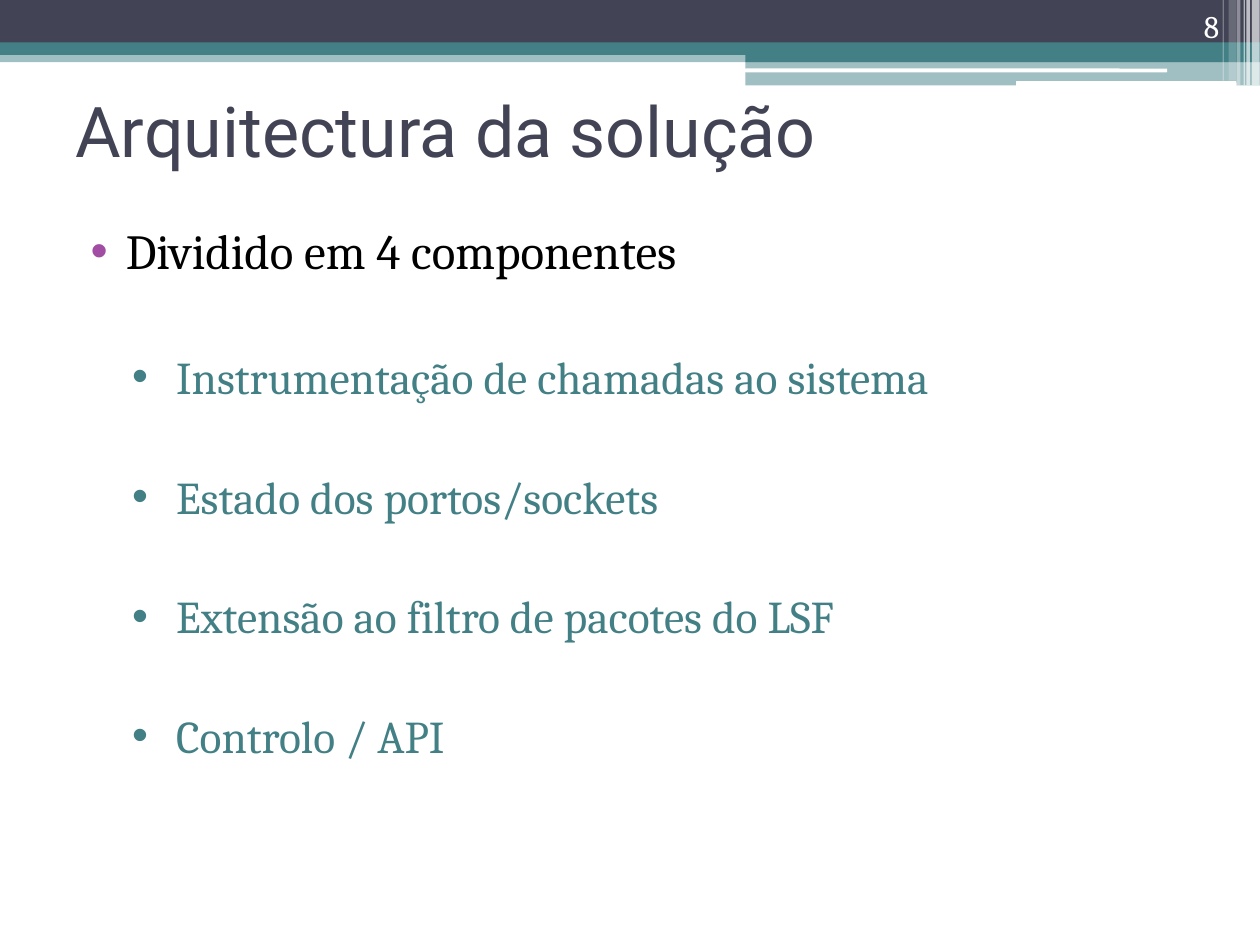
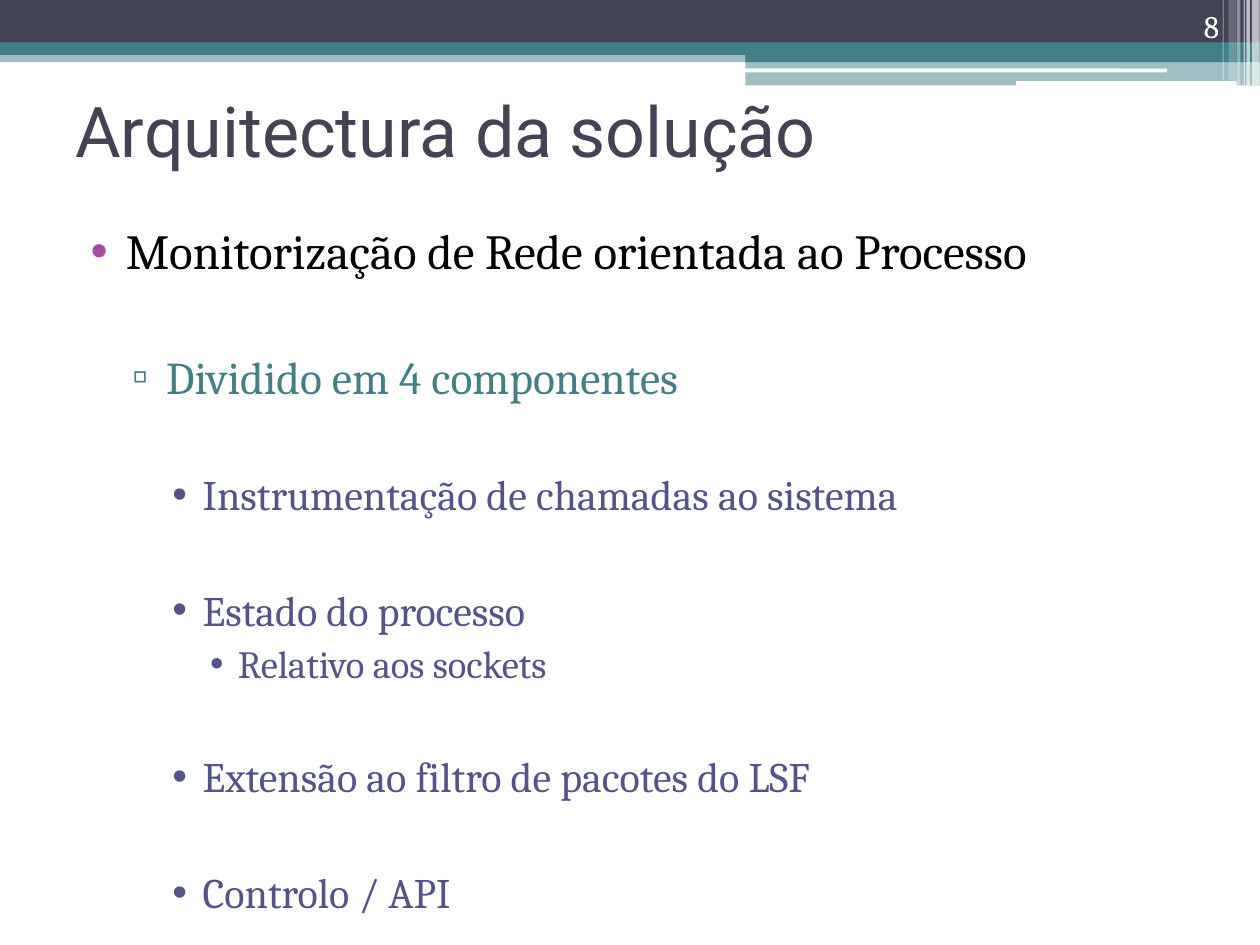
Before and after one commit to nunogmartins/cap_dissertation, a slide deck: slide 8 of doc/apresentacao_dissertacao.pptx. Drawn at 1260x945 pixels with LibreOffice and Linux fonts; fonts in the diff are those of the drawing. Boxes give left, top, right and bottom in pixels: in the first picture for what was removed or moved away, otherwise in the second. Text is boxed around its words. In the diff, an @@ line names an element or a change of style, - is before the commit and + after.

```diff
--- a/doc/apresentacao_dissertacao.pptx
+++ b/doc/apresentacao_dissertacao.pptx
@@ text at (126,235,1026,279): paragraph added @@
+• Monitorização de Rede orientada ao Processo
@@ text at (166,362,897,909): size 28 to 26 pt, text colour #000000 to #438086 in "Dividido em 4 componentes"; size 26 to 24 pt, text colour #438086 to #53548A in "Instrumentação de chamadas ao sistema", "Extensão ao filtro de pacotes do LSF", "Controlo / API"; bullet • to ▫; list level 1 to 2 in "Dividido em 4 componentes"; bullet colour #A04DA3 to #438086; list level 2 to 3 in "Instrumentação de chamadas ao sistema"; bullet colour #438086 to #53548A; list level 2 to 3 in "Extensão ao filtro de pacotes ..."; list level 2 to 3 in "Controlo / API" @@
@@ text at (203,597,547,679): text changed; size 26 to 22 pt; text colour #438086 to #53548A @@
-  • Estado dos portos/sockets
+    • Estado do processo
+      • Relativo aos sockets
```
Also in this commit, not shown: 7 other slides changed, 1 slide added, 1 slide removed.
